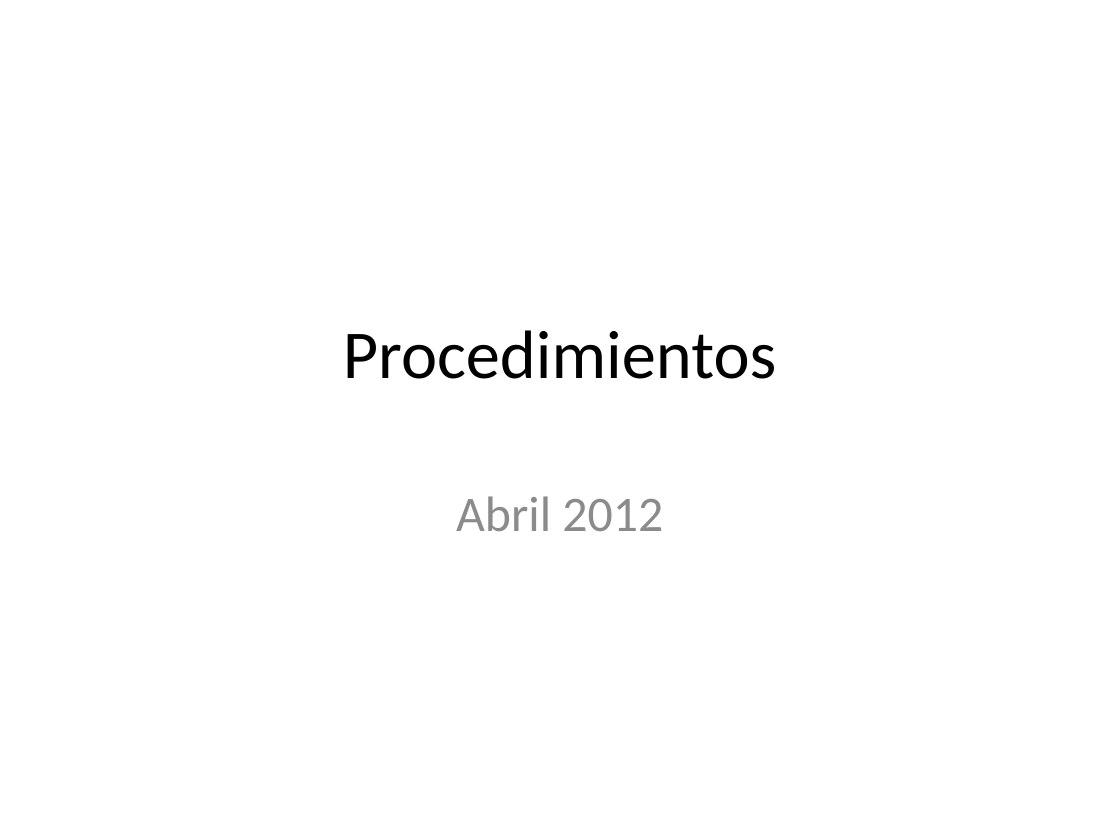
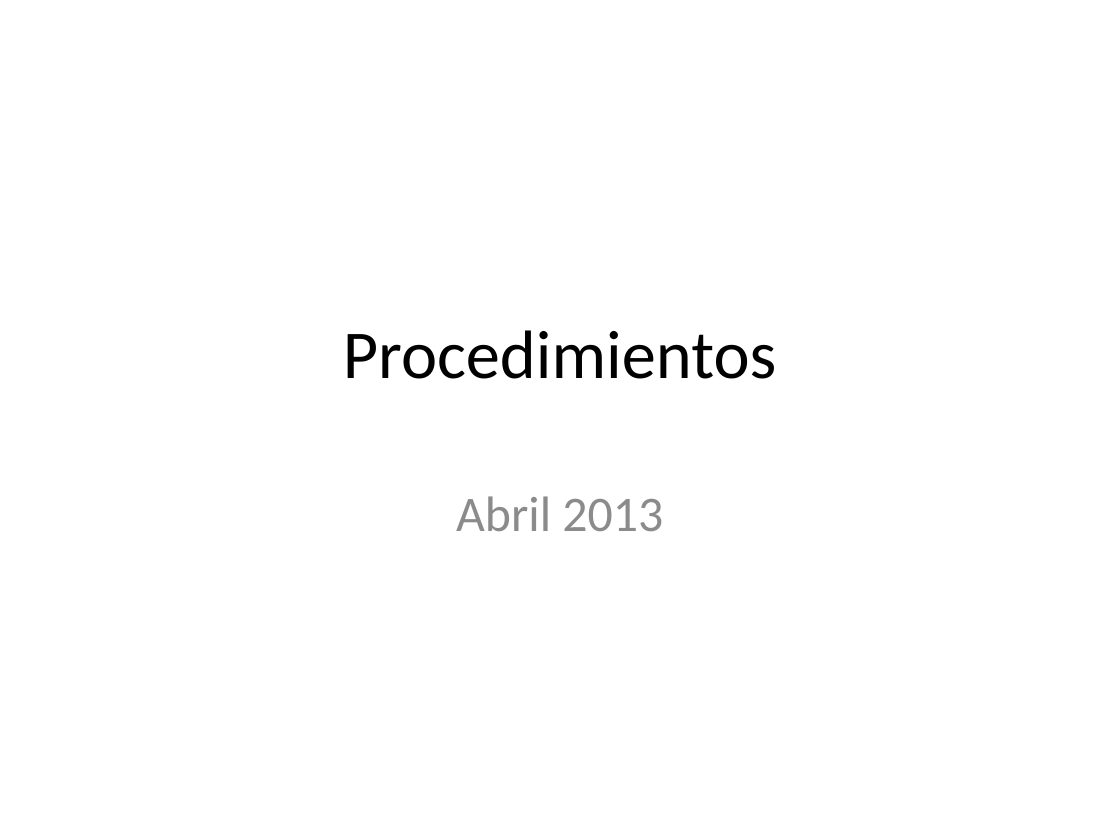
Before and after one commit to servkey/acii, a slide deck: slide 1 of Semana5/Procedimientos.pptx. Drawn at 1120x840 pixels with LibreOffice and Linux fonts; fonts in the diff are those of the drawing. Boxes give left, top, right and bottom in pixels: in the first picture for what was removed or moved away, otherwise in the second. Text is boxed around its words. In the diff, an @@ line names an element or a change of style, - is before the commit and + after.

```diff
--- a/Semana5/Procedimientos.pptx
+++ b/Semana5/Procedimientos.pptx
@@ subtitle at (x1=456, y1=496, x2=663, y2=531): text changed @@
-Abril 2012
+Abril 2013
```
Also in this commit, not shown: 5 other files.
